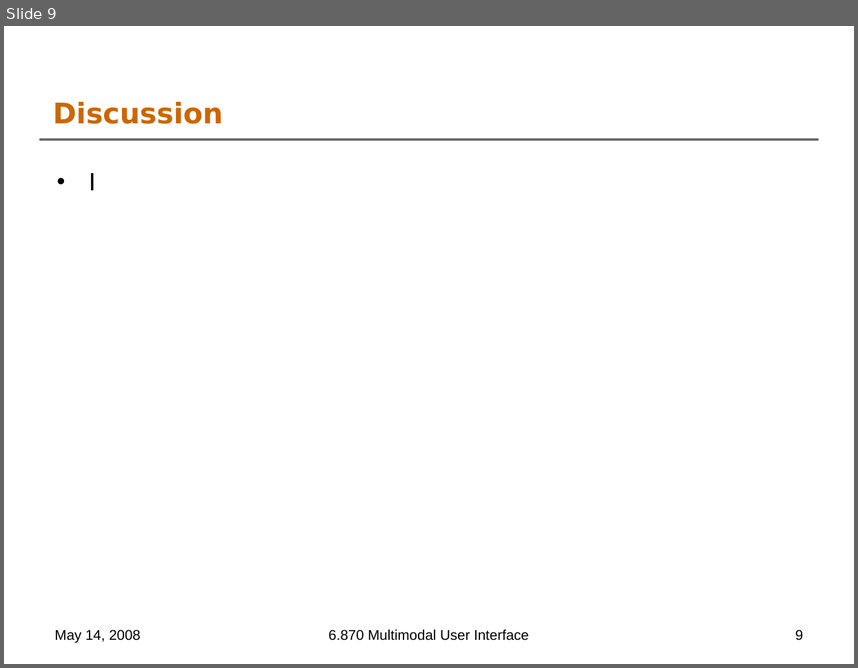
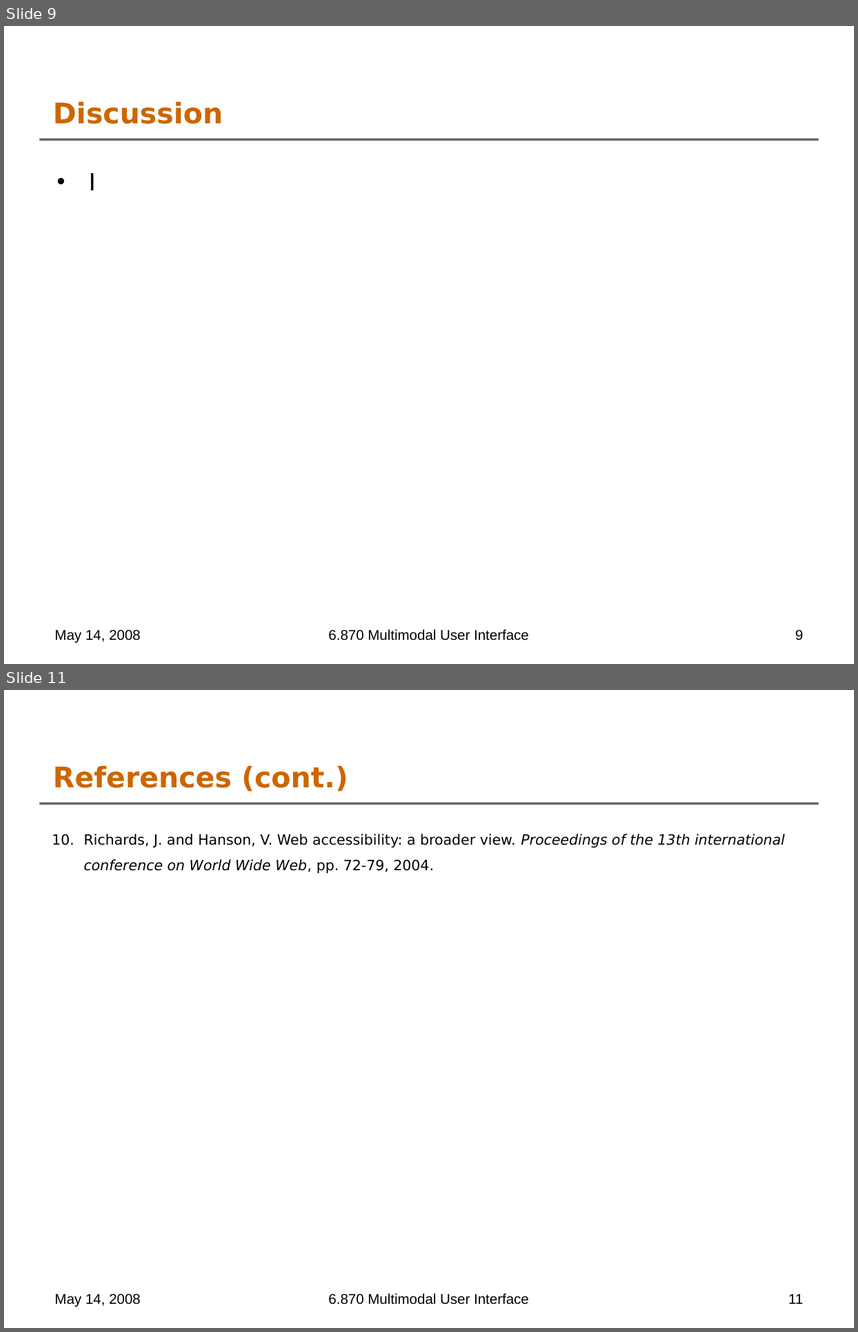
Before and after one commit to oshanis/webnnel, a slide deck: docs/6.870 Final Project Presentation.ppt. Shown one above the other, each under a label of ours: slide 9 before the commit, slides 9 and 11 after it; the slides between them are not shown. The pictures are 858x668 and 858x1332 pixels, drawn with LibreOffice and Linux fonts; fonts in the diff are those of the drawing; background and template pictures are left out. Boxes give left, top, right and bottom in pixels: in the first picture for what was removed or moved away, otherwise in the second. Text is boxed around its words. In the diff, an @@ line names an element or a change of style, - is before the commit and + after.

```diff
--- a/docs/6.870 Final Project Presentation.ppt
+++ b/docs/6.870 Final Project Presentation.ppt
@@ slide 11 added at [4, 690, 854, 1328], background #FFFFFF; not listed: 1 template element that a slide beside it also shows @@
@@ title added at [53, 765, 348, 791], 24 pt, text #CC6600, bold @@
+References (cont.)
@@ text added at [84, 834, 785, 874], 12 pt, text #000000 @@
+10. Richards, J. and Hanson, V. Web accessibility: a broader view. Proceedings of the 13th international conference on World Wide Web, pp. 72-79, 2004.
@@ text added at [55, 1293, 141, 1307], 12 pt, text #000000 @@
+May 14, 2008
@@ text added at [328, 1293, 529, 1304], 12 pt, text #000000 @@
+6.870 Multimodal User Interface
@@ page number added at [789, 1294, 803, 1303], 12 pt, text #000000 @@
+11
```
Also in this commit, not shown: 1 slide changed, 1 other slide added, 1 slide removed.
